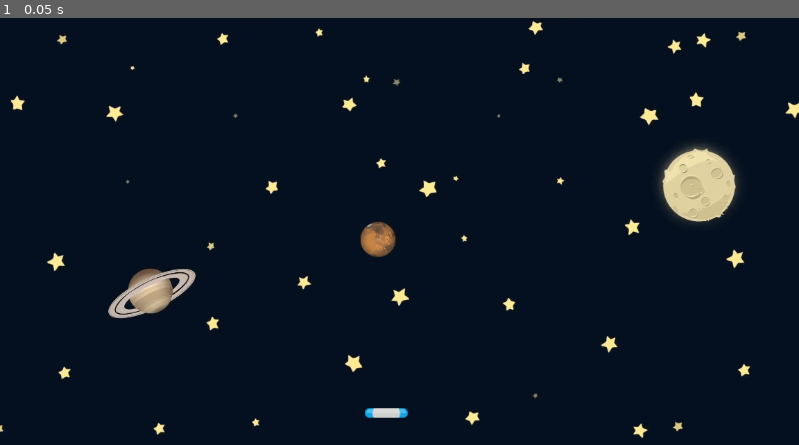
Above: before the commit, frame 1.
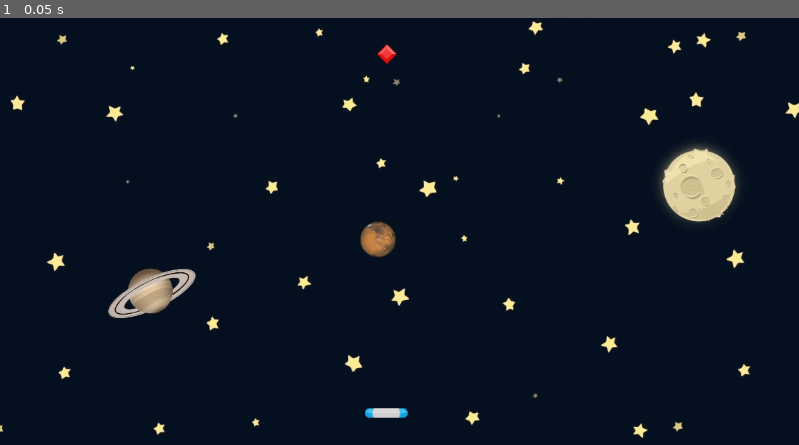
Above: after the commit, the same moment.

Repository: nrcoover/GemCatcher
Game: Godot game, scene res://scenes/Game.tscn
Same seed, same stepped clock (60 frames per second), same inputs: the game is played once before the commit and once after it. The project has no main scene, so this scene is started directly.
Inputs:
- Up to frame 1 (0.05 s): no input

The runs differ from the first frame. In frame 1, less than 0.1% of the frame differs, in the area x 47-50%, y 6-11%.

Commit message:
Create gem scene

Diff:
--- a/scenes/Game.tscn
+++ b/scenes/Game.tscn
@@ -1,7 +1,8 @@
-[gd_scene load_steps=3 format=3 uid="uid://ddw7l2oan3t5h"]
+[gd_scene load_steps=4 format=3 uid="uid://ddw7l2oan3t5h"]
 
 [ext_resource type="Texture2D" uid="uid://f4oflard74sa" path="res://assets/GameBg.png" id="1_ibkli"]
 [ext_resource type="PackedScene" uid="uid://3kq5fr5oomem" path="res://scenes/Paddle.tscn" id="2_qbsmt"]
+[ext_resource type="PackedScene" uid="uid://8m2y1u6noqq5" path="res://scenes/Gem.tscn" id="3_cpr0p"]
 
 [node name="Game" type="Node2D"]
 
@@ -13,3 +14,7 @@
 [node name="Paddle" parent="." instance=ExtResource("2_qbsmt")]
 position = Vector2(557, 570)
 scale = Vector2(0.600926, 0.6009259)
+
+[node name="Gem" parent="." instance=ExtResource("3_cpr0p")]
+position = Vector2(558.00006, 52)
+scale = Vector2(0.600926, 0.6009259)
--- /dev/null
+++ b/scenes/Gem.tscn
@@ -0,0 +1,17 @@
+[gd_scene load_steps=3 format=3 uid="uid://8m2y1u6noqq5"]
+
+[ext_resource type="Texture2D" uid="uid://b5w75r40sc3p3" path="res://assets/element_red_diamond.png" id="1_wfabg"]
+
+[sub_resource type="RectangleShape2D" id="RectangleShape2D_o8oug"]
+size = Vector2(36.769558, 36.769558)
+
+[node name="Gem" type="Area2D"]
+
+[node name="Sprite2D" type="Sprite2D" parent="."]
+texture = ExtResource("1_wfabg")
+
+[node name="CollisionShape2D" type="CollisionShape2D" parent="."]
+position = Vector2(0, -4.7683716e-07)
+rotation = 0.7853982
+scale = Vector2(0.9999999, 0.9999999)
+shape = SubResource("RectangleShape2D_o8oug")
